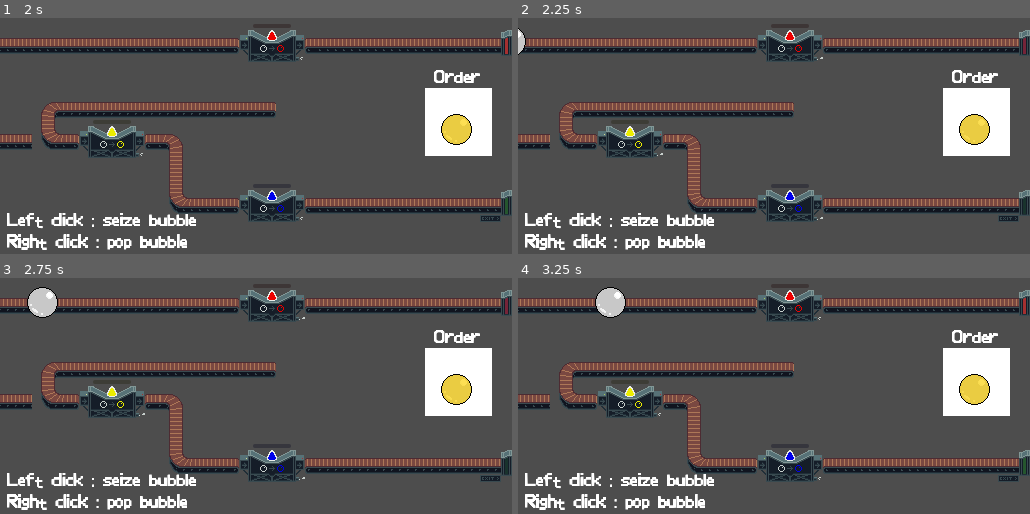
Above: before the commit, frames 1-4 (two rows, left to right).
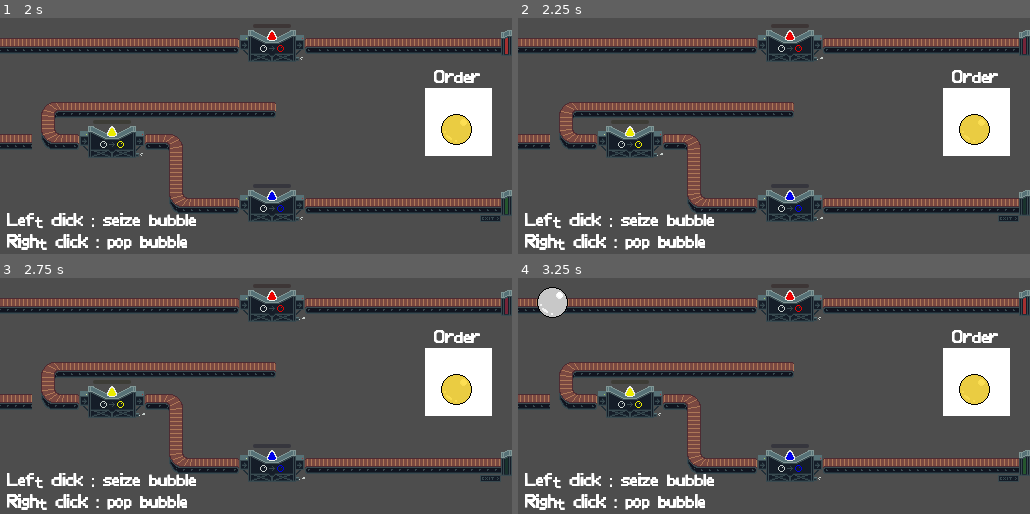
Above: after the commit, the same moments.

Repository: rems64/BubbleAssembly
Game: Godot game, scene res://bienvenue.tscn
The game is run twice, just before and just after one commit, with the same random seed, the same clock (stepped at 60 frames per second) and the same inputs.
Inputs (mouse positions are in pixels of both pictures, inside the frame that each line leads up to):
- Up to frame 1 (2 s): click "START" at 0.5 s; move the mouse to (368, 112) at 1.27 s; click (368, 112) at 1.42 s
- Up to frame 2 (2.25 s): move the mouse to (671, 138) at 2.02 s; click (671, 138) at 2.17 s
- Up to frame 3 (2.75 s): no input
- Up to frame 4 (3.25 s): move the mouse to (558, 301) at 2.77 s; click (558, 301) at 2.92 s

Frame 1 is identical in both runs. In frame 2, 0.1% of the frame differs, in the area x 0-2%, y 4-16%; in frame 3, 0.6%; in frame 4, 1.2%, in the area x 3-22%, y 3-17%.

Commit message:
fix music

Diff:
--- a/bienvenue.tscn
+++ b/bienvenue.tscn
@@ -7,7 +7,6 @@
 [ext_resource type="Texture2D" uid="uid://dl7yg3sxy4oui" path="res://illus/pixel_bulle.png" id="3_oa8ue"]
 [ext_resource type="Script" path="res://bienvenue.gd" id="3_yio2o"]
 [ext_resource type="AudioStream" uid="uid://dxppx0onh8046" path="res://musique_intro.mp3" id="5_2ev23"]
-[ext_resource type="PackedScene" uid="uid://cd8ornr32tkhw" path="res://level01.tscn" id="8_6emyb"]
 
 [sub_resource type="StyleBoxFlat" id="StyleBoxFlat_38uy5"]
 content_margin_left = 1.0
@@ -77,8 +76,6 @@
 [node name="bienvenue" type="Node2D"]
 script = ExtResource("1_jasbq")
 
-[node name="SceneRoot" parent="." instance=ExtResource("8_6emyb")]
-
 [node name="accueil" type="Node2D" parent="."]
 script = ExtResource("1_j7lqy")
 
--- a/bigBoss.gd
+++ b/bigBoss.gd
@@ -1,11 +1,4 @@
 extends Node2D
-
-
-# Called when the node enters the scene tree for the first time.
-func _ready() -> void:
-	$accueil.show()
-	$SceneRoot.hide()
-
 
 # Called every frame. 'delta' is the elapsed time since the previous frame.
 func _process(delta: float) -> void:
@@ -13,8 +6,7 @@
 
 
 func _on_start_cliqued() -> void:
-	remove_child($accueil)
-	$SceneRoot.show()
+	get_tree().change_scene_to_file("res://level01.tscn")
 
 func dijkstra(bulleDep : Node) :
 	var liste_voisins = [bulleDep]
--- a/level01.tscn
+++ b/level01.tscn
@@ -226,7 +226,7 @@
 position = Vector2(-26, 43)
 script = ExtResource("12_smqhh")
 
-[node name="AudioStreamPlayer" type="AudioStreamPlayer" parent="."]
+[node name="AudioStreamPlayer2" type="AudioStreamPlayer" parent="."]
 stream = ExtResource("13_0o5o2")
 autoplay = true
 
Not shown: 1 places in bienvenue.tscn that only renumber resources
Not shown: 2 places in level01.tscn that only renumber resources
